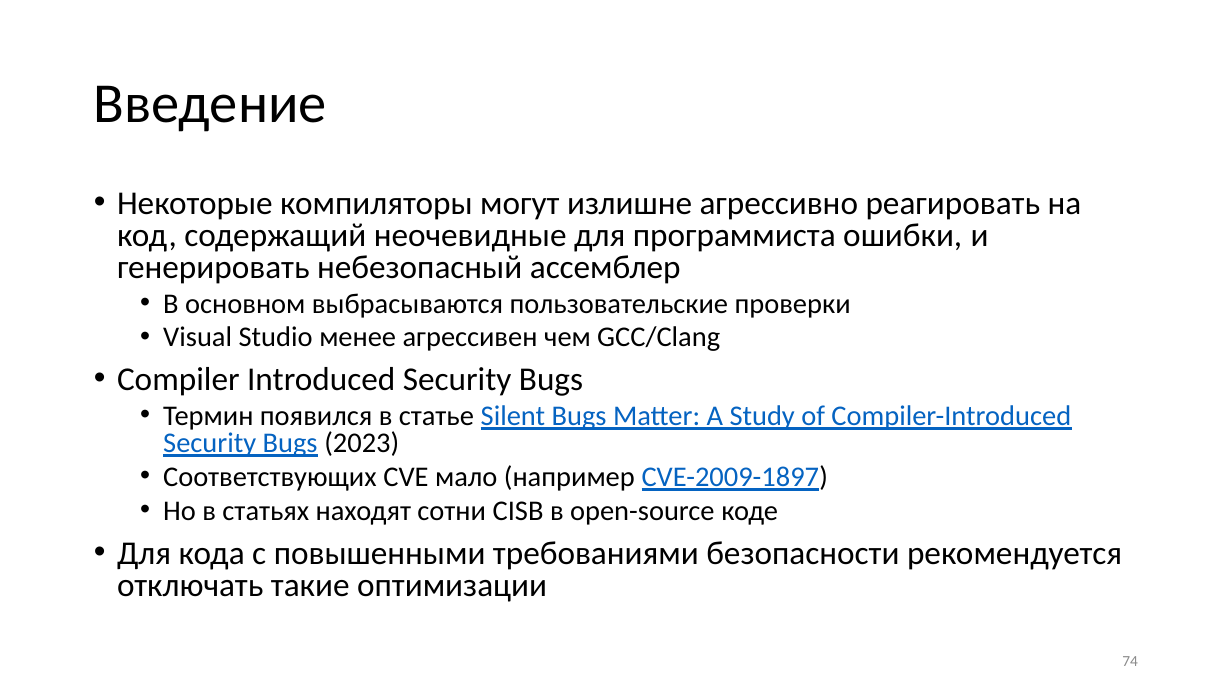
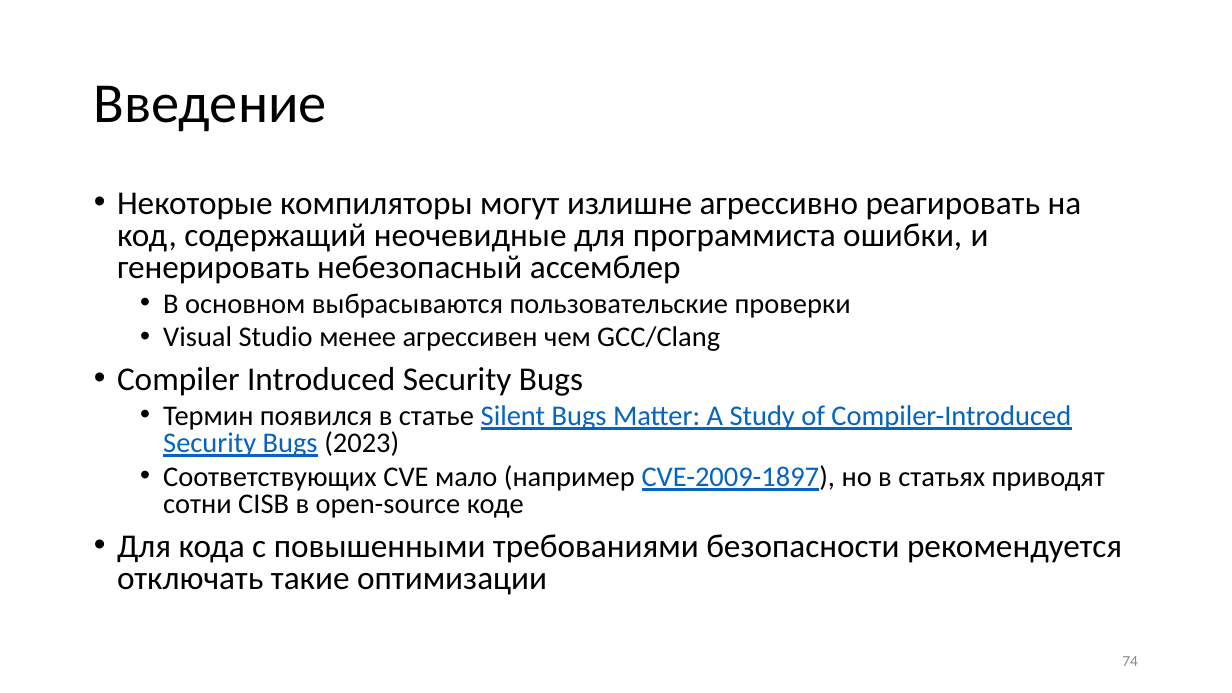
Before and after one commit to yugr/slides, a slide deck: slide 74 of CppZeroCost/2025/RU.pptx. Drawn at 1232x693 pixels with LibreOffice and Linux fonts; fonts in the diff are those of the drawing. Boxes give left, top, right and bottom in pixels: in the first picture for what was removed or moved away, otherwise in the second. Text is boxed around its words. In the diff, an @@ line names an element or a change of style, - is before the commit and + after.

```diff
--- a/CppZeroCost/2025/RU.pptx
+++ b/CppZeroCost/2025/RU.pptx
@@ text at box(163, 465, 1105, 518): text changed @@
-  • Соответствующих CVE мало (например CVE-2009-1897)
-  • Но в статьях находят сотни CISB в open-source коде
+  • Соответствующих CVE мало (например CVE-2009-1897), но в статьях приводят сотни CISB в open-source коде
```
Also in this commit, not shown: 32 other slides changed, 3 other files.
